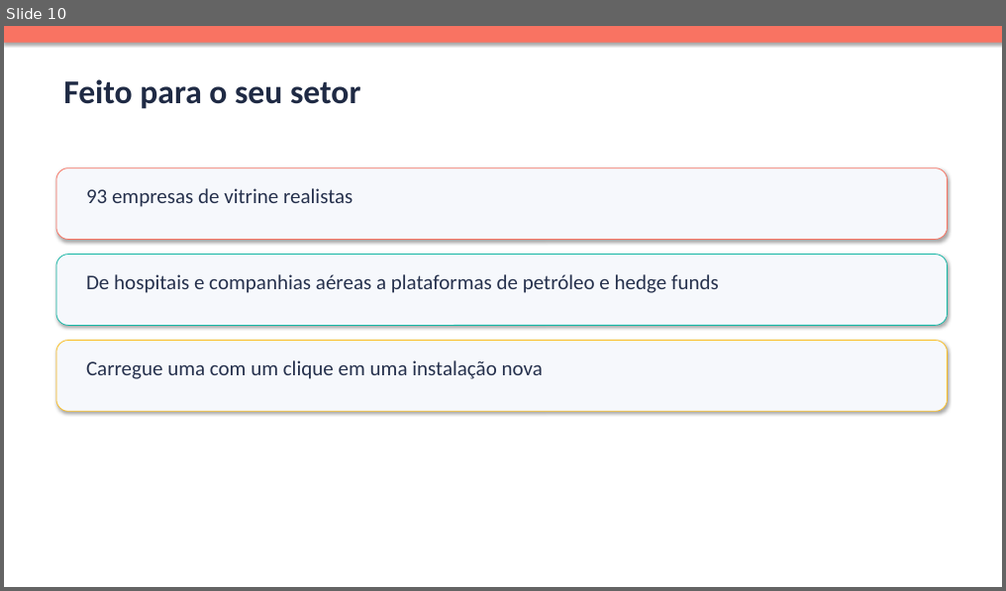
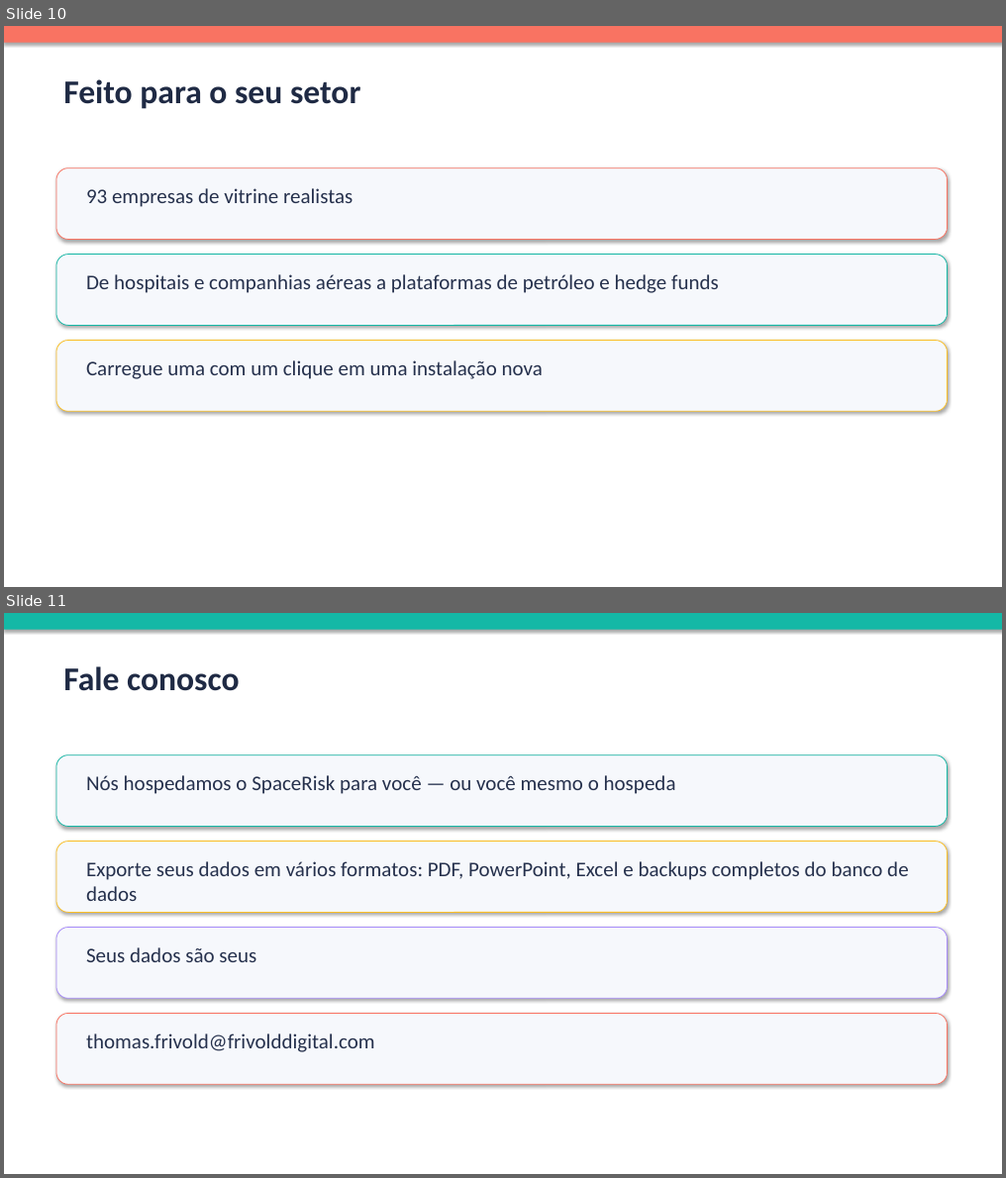
Before and after one commit to partoneoftwo/marketing-material, a slide deck: spacerisk/materials/pt-br/spacerisk-sales-deck.pptx. Shown one above the other, each under a label of ours: slide 10 before the commit, slides 10 and 11 after it. The pictures are 1006x591 and 1006x1178 pixels, drawn with LibreOffice and Linux fonts; fonts in the diff are those of the drawing. Boxes give left, top, right and bottom in pixels: in the first picture for what was removed or moved away, otherwise in the second. Text is boxed around its words. In the diff, an @@ line names an element or a change of style, - is before the commit and + after.

```diff
--- a/spacerisk/materials/pt-br/spacerisk-sales-deck.pptx
+++ b/spacerisk/materials/pt-br/spacerisk-sales-deck.pptx
@@ slide 11 added at [4, 613, 1002, 1174], background #FFFFFF @@
@@ rectangle added at [4, 613, 1002, 630], fill #14B8A6 @@
@@ text added at [63, 666, 239, 691], 32 pt, text #1F2A44, bold @@
+Fale conosco
@@ rounded rectangle added at [56, 756, 947, 827], fill #F6F8FC, outline #14B8A6 0.75 pt @@
@@ text added at [86, 775, 676, 794], 20 pt, text #26314D @@
+Nós hospedamos o SpaceRisk para você — ou você mesmo o hospeda
@@ rounded rectangle added at [56, 842, 947, 912], fill #F6F8FC, outline #FBBF24 0.75 pt @@
@@ text added at [86, 861, 908, 901], 20 pt, text #26314D @@
+Exporte seus dados em vários formatos: PDF, PowerPoint, Excel e backups completos do banco de dados
@@ rounded rectangle added at [56, 928, 947, 998], fill #F6F8FC, outline #A78BFA 0.75 pt @@
@@ text added at [86, 948, 256, 962], 20 pt, text #26314D @@
+Seus dados são seus
@@ rounded rectangle added at [56, 1014, 947, 1084], fill #F6F8FC, outline #F97362 0.75 pt @@
@@ text added at [86, 1034, 375, 1053], 20 pt, text #26314D @@
+thomas.frivold@frivolddigital.com
```
Also in this commit, not shown: 1 slide removed, 54 other files.
